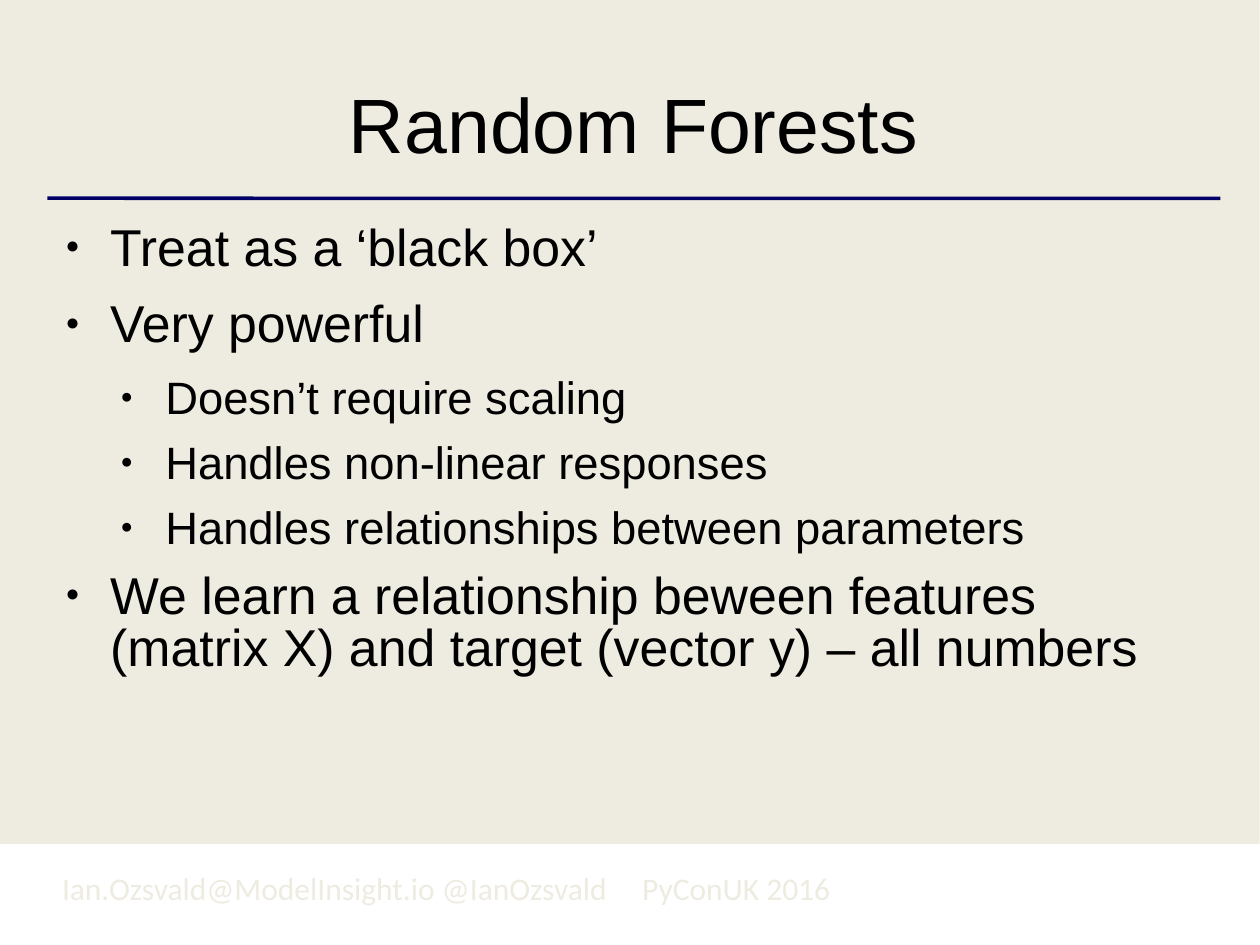
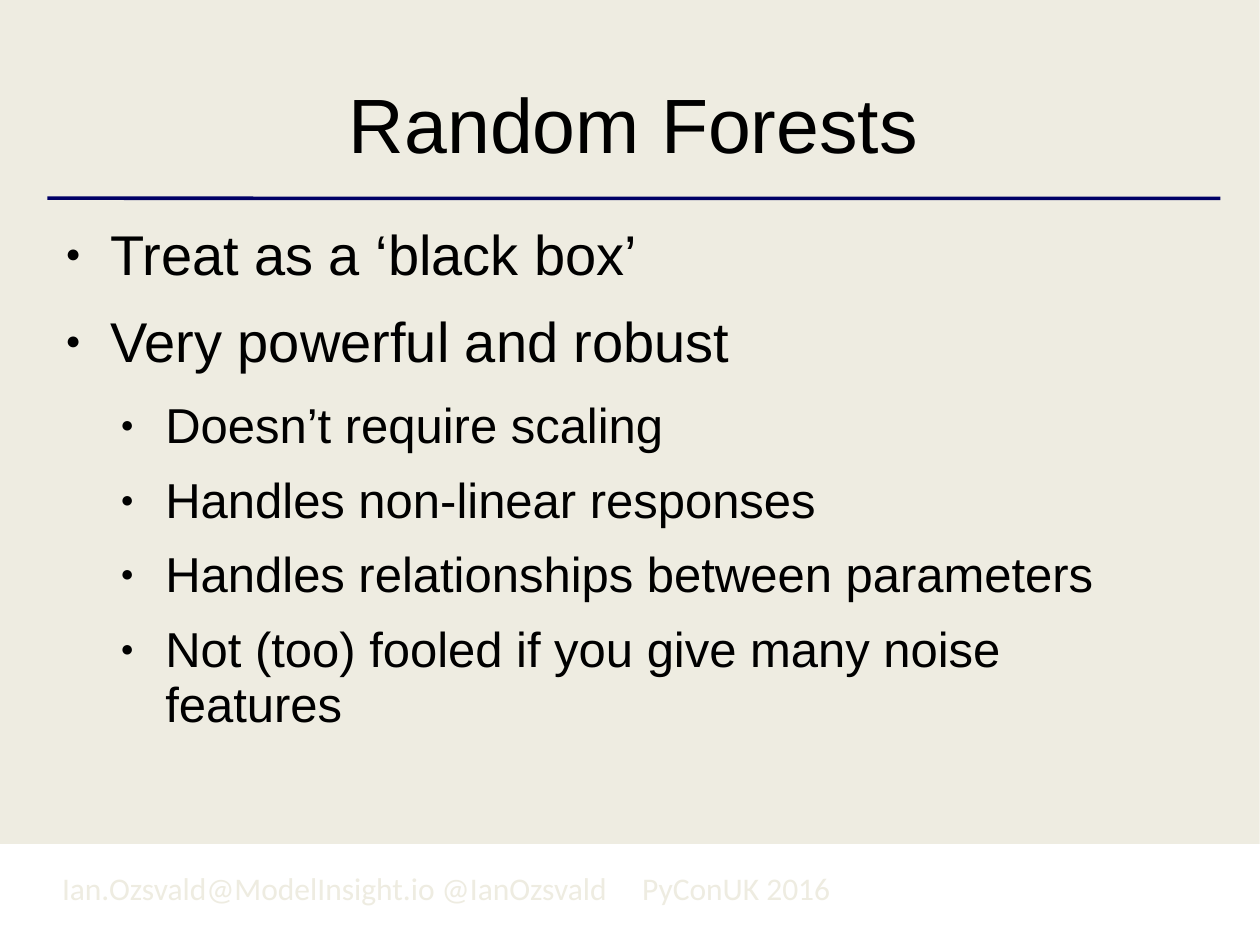
Before and after one commit to ianozsvald/pyconuk_using_sklearn_classification, a slide deck: slide 10 of PyConUK2016_ML_Ian.odp (slide 9 before the commit). Drawn at 1260x945 pixels with LibreOffice and Linux fonts; fonts in the diff are those of the drawing; background and template pictures are left out. Boxes give left, top, right and bottom in pixels: in the first picture for what was removed or moved away, otherwise in the second. Text is boxed around its words. In the diff, an @@ line names an element or a change of style, - is before the commit and + after.

```diff
--- a/PyConUK2016_ML_Ian.odp
+++ b/PyConUK2016_ML_Ian.odp
@@ text at box(110, 234, 1094, 602): size 29.6 to 32 pt in "Treat as a ‘black box’"; size 25.9 to 28 pt in "Doesn’t require scaling", "Handles non-linear responses", "Handles relationships between parameters"; line spacing 0.83 to 0.93 @@
@@ text at box(110, 321, 730, 373): text changed; size 29.6 to 32 pt @@
-● Very powerful
+● Very powerful and robust
@@ text at box(165, 631, 1000, 723): text changed; size 29.6 to 28 pt @@
-● We learn a relationship beween features (matrix X) and target (vector y) – all numbers
+  ● Not (too) fooled if you give many noise features
```
Also in this commit, not shown: 10 other slides changed, 1 slide added, 2 other files.
